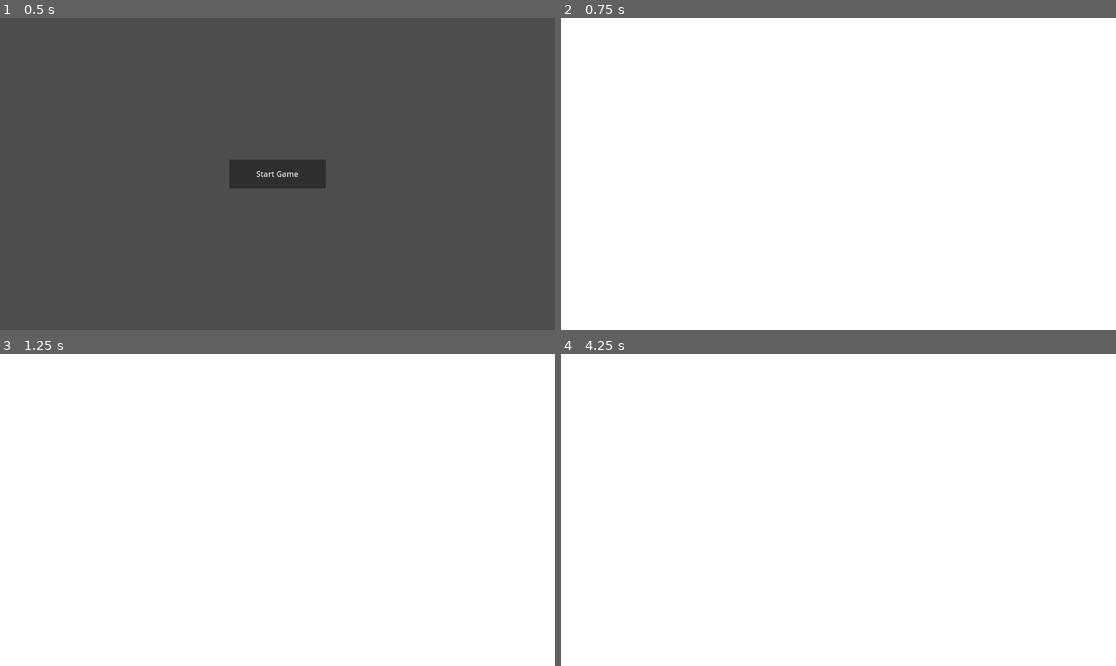
Above: before the commit, frames 1-4 (two rows, left to right).
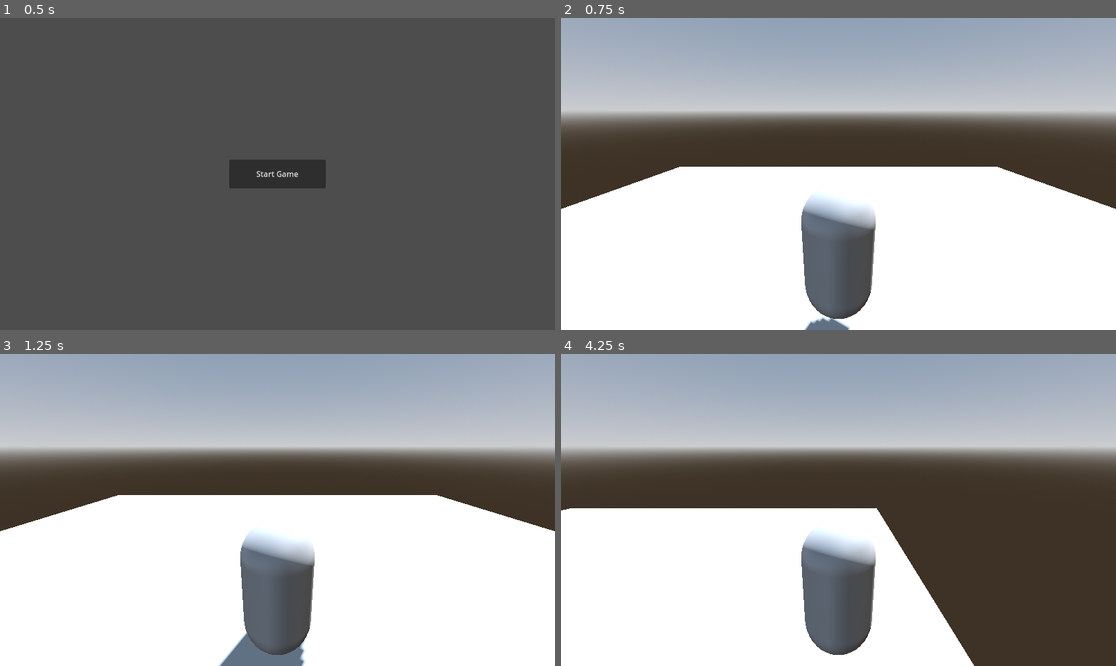
Above: after the commit, the same moments.

Repository: gruzek/ChickenFarm
Game: Godot game, scene res://scenes/start_scene.tscn
The game is run twice, just before and just after one commit, with the same random seed, the same clock (stepped at 60 frames per second) and the same inputs.
Inputs:
- Up to frame 1 (0.5 s): no input
- Up to frame 2 (0.75 s): click "Start Game" at 0.5 s
- Up to frame 3 (1.25 s): no input
- Up to frame 4 (4.25 s): tap Enter (ui_accept) at 1.25, 1.35, 1.52, 1.82, 2.1, 2.27, 2.57, 2.85, 3.6, 3.77, 4.07 s; hold D (move_right, bound only after the commit) 1.28-2.03 s; hold S (move_back, bound only after the commit) 2.03-2.78 s; hold D (move_right, bound only after the commit) 2.78-3.53 s; hold W (move_forward, bound only after the commit) from 3.53 s (still down)

Frame 1 is identical in both runs. In frame 2, 55% of the frame differs, in the area x 0-100%, y 0-100%; in frame 3, 53%; in frame 4, 71%.

Commit message:
Added player movement

Diff:
--- /dev/null
+++ b/Player/player.gd
@@ -0,0 +1,28 @@
+extends CharacterBody3D
+
+
+const SPEED = 5.0
+const JUMP_VELOCITY = 4.5
+
+
+func _physics_process(delta: float) -> void:
+	# Add the gravity.
+	if not is_on_floor():
+		velocity += get_gravity() * delta
+
+	# Handle jump.
+	if Input.is_action_just_pressed("ui_accept") and is_on_floor():
+		velocity.y = JUMP_VELOCITY
+
+	# Get the input direction and handle the movement/deceleration.
+	# As good practice, you should replace UI actions with custom gameplay actions.
+	var input_dir := Input.get_vector("move_left", "move_right", "move_forward", "move_back")
+	var direction := (transform.basis * Vector3(input_dir.x, 0, input_dir.y)).normalized()
+	if direction:
+		velocity.x = direction.x * SPEED
+		velocity.z = direction.z * SPEED
+	else:
+		velocity.x = move_toward(velocity.x, 0, SPEED)
+		velocity.z = move_toward(velocity.z, 0, SPEED)
+
+	move_and_slide()
--- a/project.godot
+++ b/project.godot
@@ -15,6 +15,29 @@
 config/features=PackedStringArray("4.4", "GL Compatibility")
 config/icon="res://icon.svg"
 
+[input]
+
+move_forward={
+"deadzone": 0.2,
+"events": [Object(InputEventKey,"resource_local_to_scene":false,"resource_name":"","device":-1,"window_id":0,"alt_pressed":false,"shift_pressed":false,"ctrl_pressed":false,"meta_pressed":false,"pressed":false,"keycode":0,"physical_keycode":87,"key_label":0,"unicode":119,"location":0,"echo":false,"script":null)
+]
+}
+move_back={
+"deadzone": 0.2,
+"events": [Object(InputEventKey,"resource_local_to_scene":false,"resource_name":"","device":-1,"window_id":0,"alt_pressed":false,"shift_pressed":false,"ctrl_pressed":false,"meta_pressed":false,"pressed":false,"keycode":0,"physical_keycode":83,"key_label":0,"unicode":115,"location":0,"echo":false,"script":null)
+]
+}
+move_right={
+"deadzone": 0.2,
+"events": [Object(InputEventKey,"resource_local_to_scene":false,"resource_name":"","device":-1,"window_id":0,"alt_pressed":false,"shift_pressed":false,"ctrl_pressed":false,"meta_pressed":false,"pressed":false,"keycode":0,"physical_keycode":68,"key_label":0,"unicode":100,"location":0,"echo":false,"script":null)
+]
+}
+move_left={
+"deadzone": 0.2,
+"events": [Object(InputEventKey,"resource_local_to_scene":false,"resource_name":"","device":-1,"window_id":0,"alt_pressed":false,"shift_pressed":false,"ctrl_pressed":false,"meta_pressed":false,"pressed":false,"keycode":0,"physical_keycode":65,"key_label":0,"unicode":97,"location":0,"echo":false,"script":null)
+]
+}
+
 [rendering]
 
 renderer/rendering_method="gl_compatibility"
--- a/scenes/main.tscn
+++ b/scenes/main.tscn
@@ -1,4 +1,6 @@
-[gd_scene load_steps=4 format=3 uid="uid://c83wrdwy2fyx0"]
+[gd_scene load_steps=7 format=3 uid="uid://c83wrdwy2fyx0"]
+
+[ext_resource type="Script" uid="uid://cx6uuyckyivl0" path="res://Player/player.gd" id="1_o5qli"]
 
 [sub_resource type="ProceduralSkyMaterial" id="ProceduralSkyMaterial_sgp6g"]
 sky_horizon_color = Color(0.662243, 0.671743, 0.686743, 1)
@@ -12,6 +14,10 @@
 sky = SubResource("Sky_o5qli")
 tonemap_mode = 2
 
+[sub_resource type="CapsuleMesh" id="CapsuleMesh_sgp6g"]
+
+[sub_resource type="CapsuleShape3D" id="CapsuleShape3D_0wfyh"]
+
 [node name="Main" type="Node3D"]
 
 [node name="WorldEnvironment" type="WorldEnvironment" parent="."]
@@ -23,6 +29,18 @@
 
 [node name="Ground" type="CSGBox3D" parent="."]
 transform = Transform3D(20, 0, 0, 0, 0.1, 0, 0, 0, 20, 0, -0.05, 0)
+use_collision = true
 
-[node name="Camera3D" type="Camera3D" parent="."]
-transform = Transform3D(1, 0, 0, 0, 0.669559, 0.742759, 0, -0.742759, 0.669559, 0, 1.41861, 0)
+[node name="Player" type="CharacterBody3D" parent="."]
+transform = Transform3D(1, 0, 0, 0, 1, 0, 0, 0, 1, 0, 1.59284, 0)
+script = ExtResource("1_o5qli")
+
+[node name="Mesh" type="MeshInstance3D" parent="Player"]
+mesh = SubResource("CapsuleMesh_sgp6g")
+skeleton = NodePath("../..")
+
+[node name="CollisionShape3D" type="CollisionShape3D" parent="Player"]
+shape = SubResource("CapsuleShape3D_0wfyh")
+
+[node name="Camera3D" type="Camera3D" parent="Player"]
+transform = Transform3D(1, 0, 0, 0, 0.954454, 0.298358, 0, -0.298358, 0.954454, 0, 1.91779, 2.45632)
Not shown, added: Player/player.gd.uid
